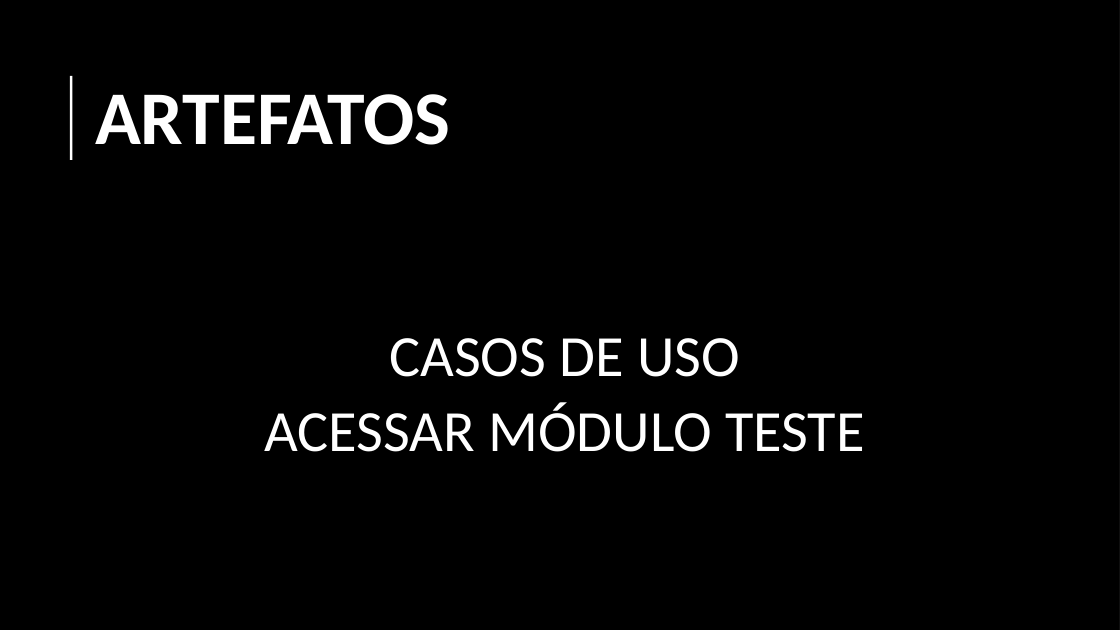
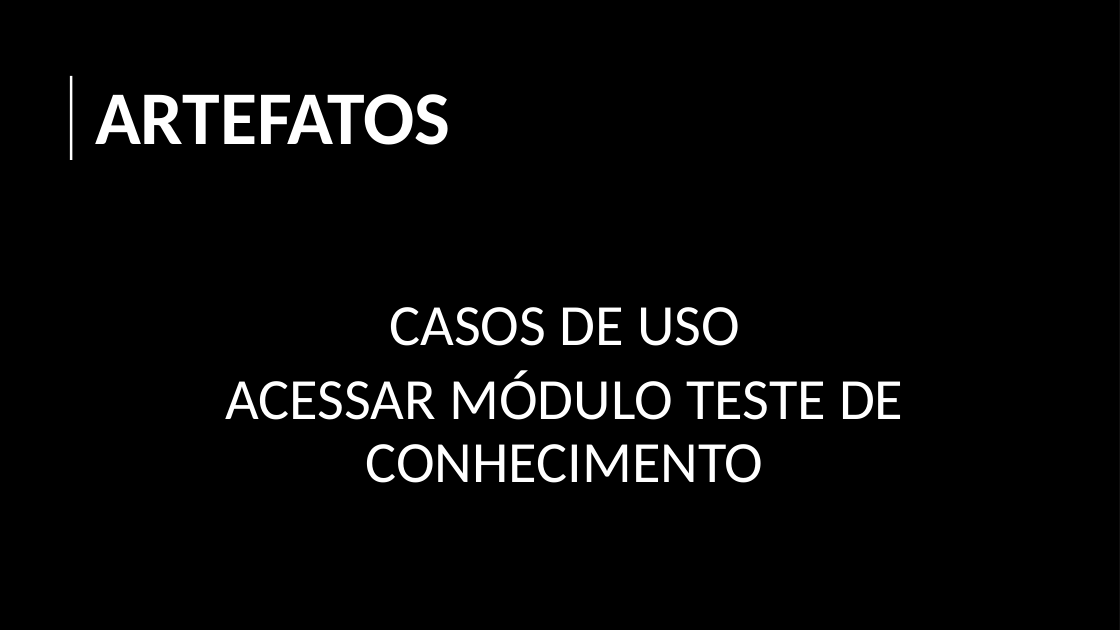
Before and after one commit to Victor-M-Andrade/pfc2022-entenda-e-proteja, a slide deck: slide 37 of documentacao/apresentacao-11-05-22.pptx. Drawn at 1120x630 pixels with LibreOffice and Linux fonts; fonts in the diff are those of the drawing; background and template pictures are left out; a plain dark background stands for a picture behind light text. Boxes give left, top, right and bottom in pixels: in the first picture for what was removed or moved away, otherwise in the second. Text is boxed around its words. In the diff, an @@ line names an element or a change of style, - is before the commit and + after.

```diff
--- a/documentacao/apresentacao-11-05-22.pptx
+++ b/documentacao/apresentacao-11-05-22.pptx
@@ text at bbox=[225, 371, 903, 483]: text changed @@
-ACESSAR MÓDULO TESTE
+ACESSAR MÓDULO TESTE DE CONHECIMENTO
```
Also in this commit, not shown: 3 other slides changed, 4 slides added, 2 slides removed, 45 other files.
